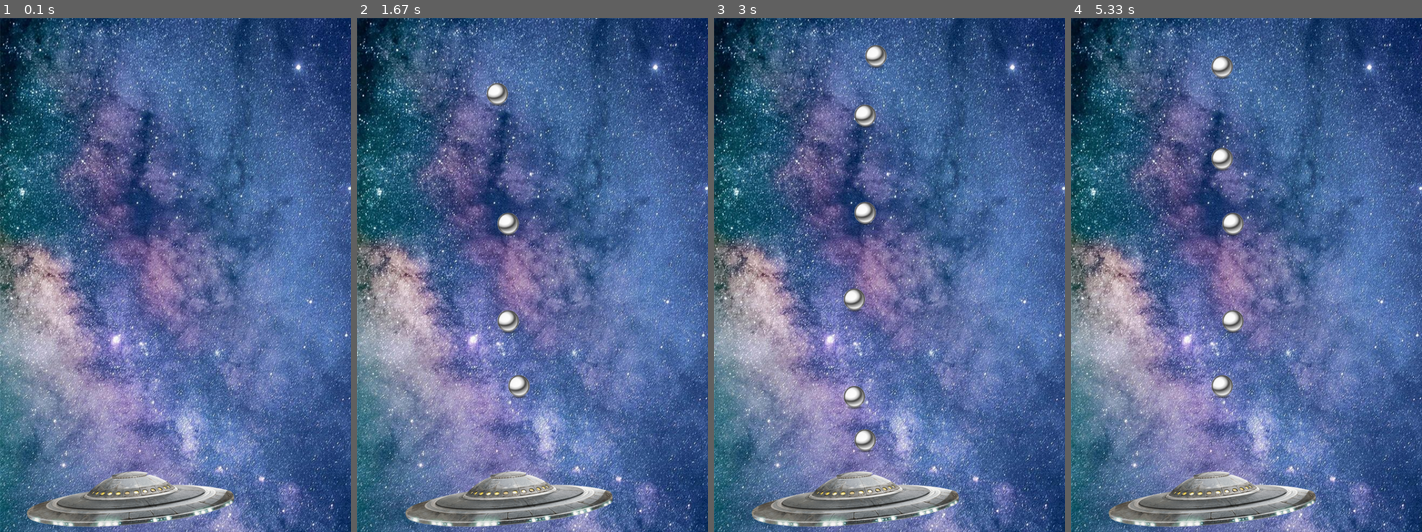
Above: before the commit, frames 1-4 (left to right).
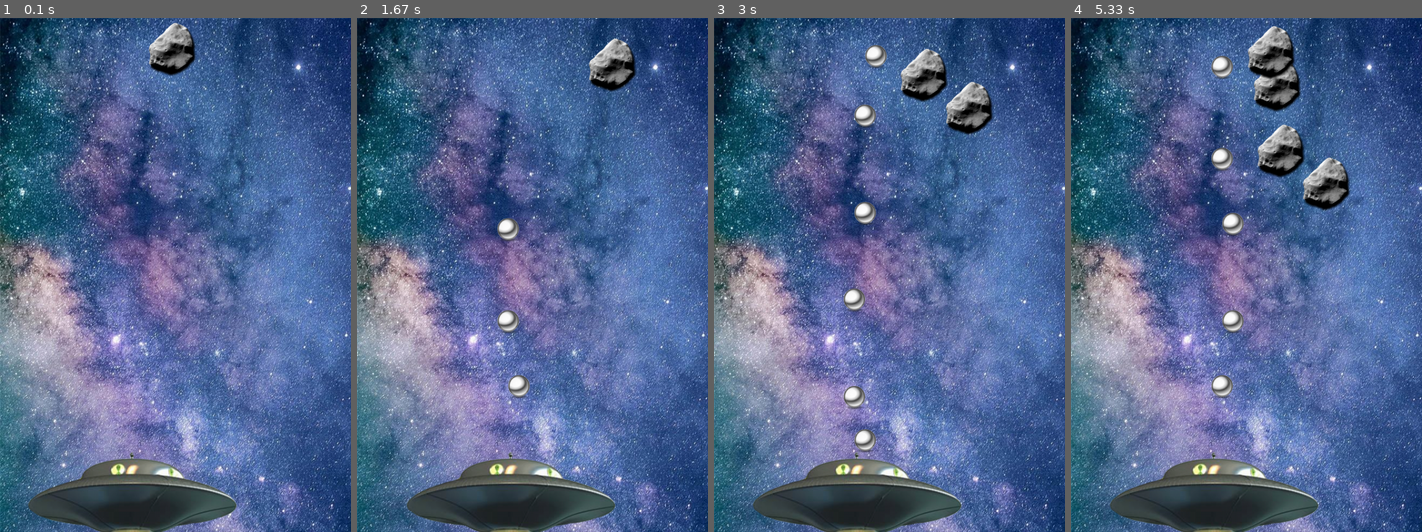
Above: after the commit, the same moments.

Repository: leylagcampos/pygame_catilavsrats
Game: pygame game, started from Andromeda_game/andromeda_game.py
Two runs of this game, one before a commit and one after it. Both use one fixed random seed, a clock stepped at 60 frames per second and the inputs below.
Inputs:
- Up to frame 1 (0.1 s): no input
- Up to frame 2 (1.67 s): tap Space at 0.33, 0.73, 1.03, 1.23, 1.53 s; hold Right 0.67-1.13 s; hold Right 1.17-1.63 s
- Up to frame 3 (3 s): hold Left 1.67-2.2 s; tap Space at 1.73, 2.03, 2.3, 2.6, 2.73 s; hold Left 2.23-2.63 s; hold Right from 2.67 s (still down)
- Up to frame 4 (5.33 s): tap Space at 3.03, 3.4, 3.7, 3.9, 4.2, 4.4, 4.7, 4.9, 5.2 s; release Right at 3.3 s; hold Left 3.33-3.8 s; hold Right 3.83-4.3 s; hold Right 4.33-4.8 s; hold Left from 4.83 s (still down)

The runs differ from the first frame. In frame 1, 6.7% of the frame differs, in the area x 7-68%, y 0-100%; in frame 2, 7.2%; in frame 3, 7.8%; in frame 4, 9.6%, in the area x 10-80%, y 1-100%.

Commit message:
andromeda game: asteroides y colisiones

Diff:
--- a/Andromeda_game/andromeda_game.py
+++ b/Andromeda_game/andromeda_game.py
@@ -4,14 +4,23 @@
 from pygame.locals import *
 #importar clases
 from clases import jugador
+from clases import asteroide
+from random import randint
+from time import perf_counter
+
 #VAR
 ANCHO=650
 ALTO=950
 
+listaAsteroide=[]
 #booleano juego
 
 jugando=True
 
+#Cargar asteroides
+def cargarAsteroide(x,y):
+    astro=asteroide.astro(x,y)
+    listaAsteroide.append(astro)
 
 #funcion principal
 def andromeda():
@@ -27,10 +36,32 @@
     #Crer instancia de jugador
     ovni=jugador.ovni()
 
+    contador=0
     #ciclo del juego
     while True:
 
         ventana.blit(fondo,(0,0))
+
+        # Tiempo
+        tiempo=perf_counter()
+        #creamos asteroides
+        if tiempo-contador>1:
+            contador=tiempo
+            posX=randint(200,450)
+            cargarAsteroide(posX,0)
+
+        #comprobar lista asteroide
+        if len(listaAsteroide)>0:
+            for x in listaAsteroide:
+                x.dibujar(ventana)
+                x.recorrido()
+                if x.rect.top>950:
+                    listaAsteroide.remove(x)
+                else:
+                    if x.rect.colliderect(ovni.rect):
+                        listaAsteroide.remove(x)
+                        print("Colision ovni/astro")
+                        #gameover()
 
 
         #Disparo del  proyectil
@@ -40,6 +71,13 @@
                 x.recorrido()
                 if x.rect.top<-10:
                     ovni.listaDisparo.remove(x)
+                else:
+                    for astros in listaAsteroide:
+                        if x.rect.colliderect(astros.rect):
+                            listaAsteroide.remove(astros)
+                            ovni.listaDisparo.remove(x)
+                            print("Colision disparo/astro")
+
         ovni.dibujar(ventana)
         ovni.mover()
         for evento in pygame.event.get():
--- a/Andromeda_game/clases/__init__.py
+++ b/Andromeda_game/clases/__init__.py
@@ -1,2 +1,3 @@
 from clases.jugador import ovni
 from clases.disparo import misil
+from clases.asteroide import astro
--- a/Andromeda_game/clases/asteroide.py
+++ b/Andromeda_game/clases/asteroide.py
@@ -0,0 +1,17 @@
+import pygame
+
+class astro(pygame.sprite.Sprite):
+    def __init__(self,posX,posY):
+        pygame.sprite.Sprite.__init__(self)
+        self.imagenAsteroide=pygame.image.load("img/asteroide.png")
+        self.rect=self.imagenAsteroide.get_rect()
+        self.velocidad=1
+        self.rect.top=posY
+        self.rect.left=posX
+        self.listaAsteroide=[]
+
+    def recorrido(self):
+        self.rect.top=self.rect.top +self.velocidad
+
+    def dibujar(self,superficie):
+        superficie.blit(self.imagenAsteroide,self.rect)
--- a/conceptosbásicos/imagen.py
+++ b/conceptosbásicos/imagen.py
@@ -9,7 +9,7 @@
 colorFondo=(1,150,70)
 colorRectangulo=(255,60,40)
 #carga de imagen
-imagen=pygame.image.load("../Imagenes/feliz-cumple.jpg")
+imagen=pygame.image.load("imagenes/feliz-cumple.jpg")
 #posision de la imagen
 posX,posY=(0,0)
 while True:
--- a/plantilla.py
+++ b/conceptosbásicos/plantilla.py
@@ -4,7 +4,7 @@
 
 pygame.init()
 ventana=pygame.display.set_mode((500,500))
-pygame.display.set_caption("Catila vs Rats")
+pygame.display.set_caption("Titulo")
 colorFondo=(1,150,70)
 
 
Binary file added: Andromeda_game/img/asteroide.png
Binary file removed: Andromeda_game/img/asteroidepng.png
Binary file changed: Andromeda_game/img/ovni.png
Renamed: Imagenes/feliz-cumple.jpg -> conceptosbásicos/imagenes/feliz-cumple.jpg
Renamed: Imagenes/rata.png -> conceptosbásicos/imagenes/rata.png
